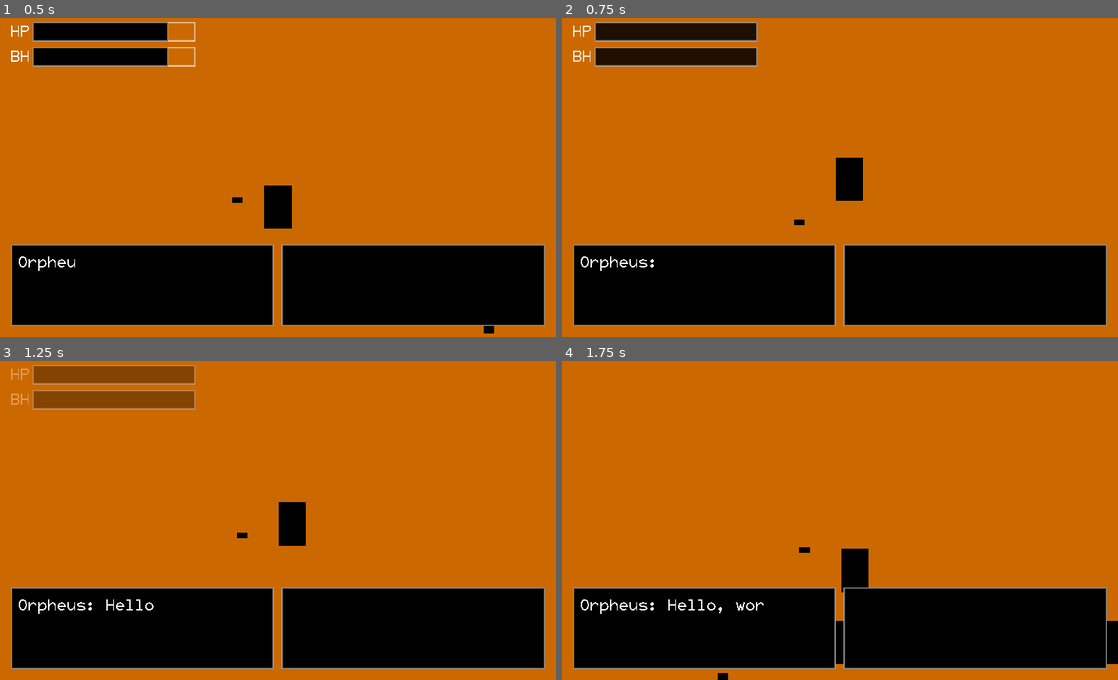
Above: before the commit, frames 1-4 (two rows, left to right).
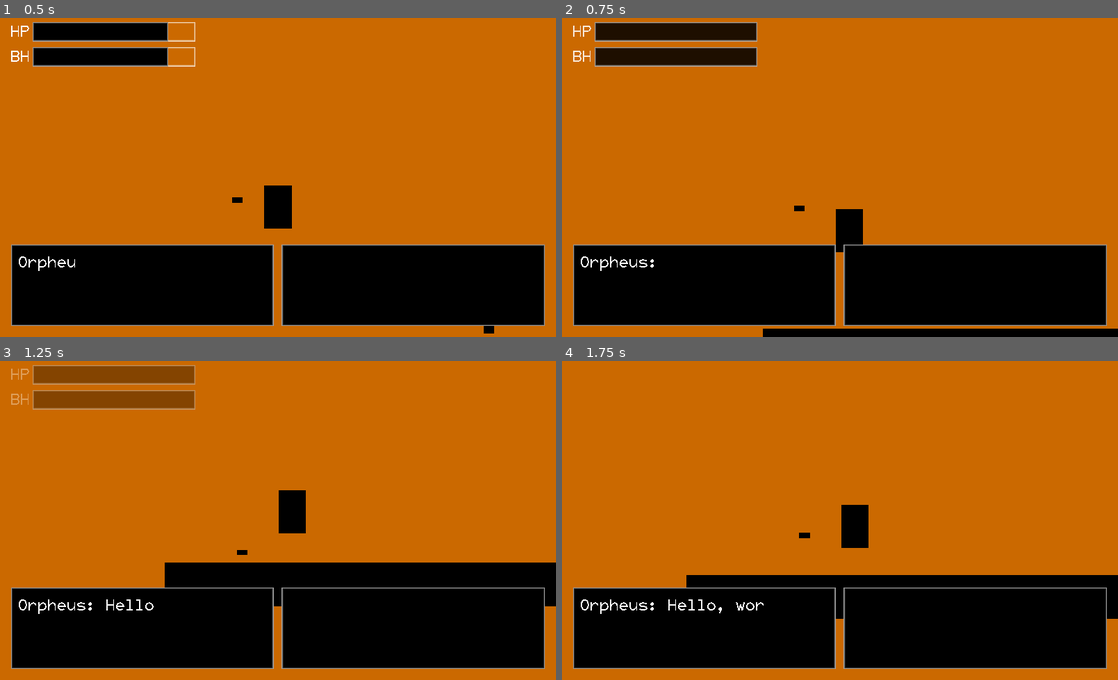
Above: after the commit, the same moments.

Repository: blakeearth/orpheus-project
Game: Godot game, scene res://Game.tscn
Same seed, same stepped clock (60 frames per second), same inputs: the game is played once before the commit and once after it.
Inputs:
- Up to frame 1 (0.5 s): no input
- Up to frame 2 (0.75 s): hold Right (move_right) from 0.53 s (still down); tap Up (jump) at 0.6 s
- Up to frame 3 (1.25 s): keep holding Right (move_right); tap Up (jump) at 0.77, 1.07 s
- Up to frame 4 (1.75 s): keep holding Right (move_right); tap C (sing) at 1.35 s; tap Up (jump) at 1.52, 1.55 s

Frame 1 is identical in both runs. In frame 2, 3.0% of the frame differs, in the area x 36-100%, y 43-100%; in frame 3, 6.2%, in the area x 29-100%, y 40-77%; in frame 4, 4.8%.

Commit message:
Only allow jumping when on the floor

Diff:
--- a/Player.gd
+++ b/Player.gd
@@ -77,7 +77,7 @@
 
 
 func _unhandled_input(event: InputEvent) -> void:
-	if Input.is_action_just_pressed("jump") and jumps > 0:
+	if Input.is_action_just_pressed("jump") and is_on_floor() and jumps > 0:
 		jumps -= 1
 		queue_jump = true
 	direction = 0
